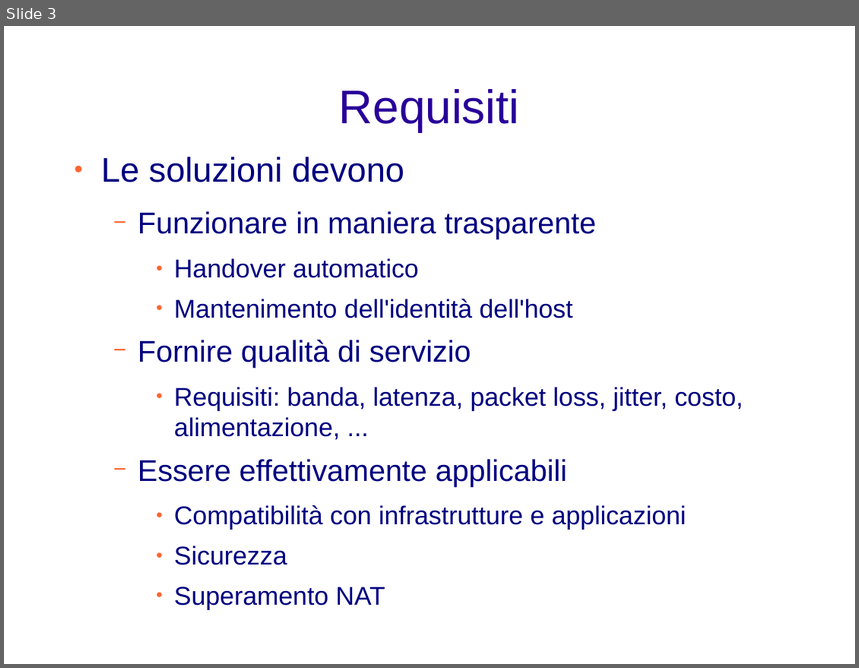
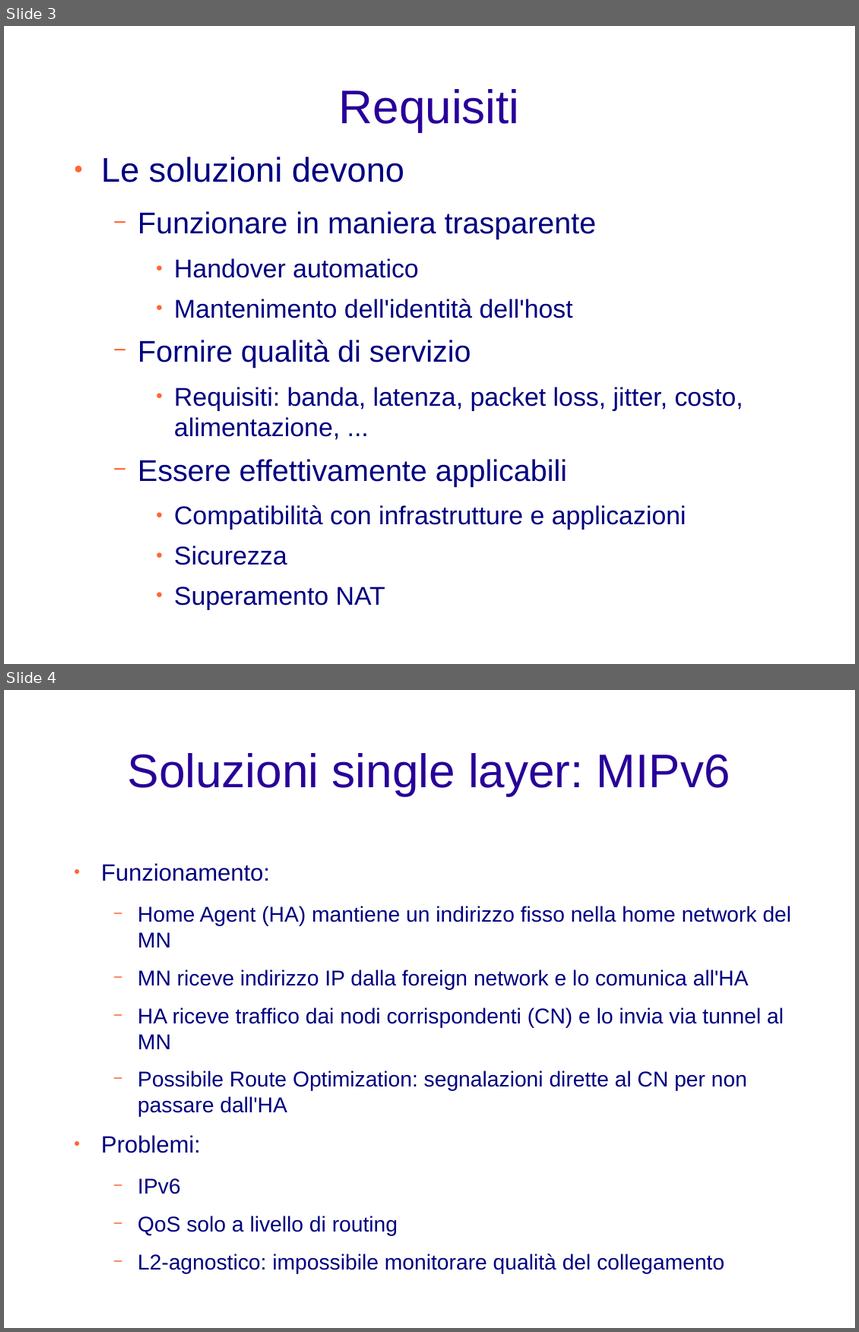
Before and after one commit to rjack/tesi-triennale, a slide deck: presentazione.odp. Shown one above the other, each under a label of ours: slide 3 before the commit, slides 3 and 4 after it. The pictures are 859x668 and 859x1332 pixels, drawn with LibreOffice and Linux fonts; fonts in the diff are those of the drawing; background and template pictures are left out. Boxes give left, top, right and bottom in pixels: in the first picture for what was removed or moved away, otherwise in the second. Text is boxed around its words. In the diff, an @@ line names an element or a change of style, - is before the commit and + after.

```diff
--- a/presentazione.odp
+++ b/presentazione.odp
@@ slide 4 added at (4,690,855,1328), background picture (left out) @@
@@ title added at (128,753,731,796), 44 pt, text #280099 @@
+Soluzioni single layer: MIPv6
@@ text added at (101,863,792,1274), 20 pt, text #000080 @@
+● Funzionamento:
+  − Home Agent (HA) mantiene un indirizzo fisso nella home network del MN
+  − MN riceve indirizzo IP dalla foreign network e lo comunica all'HA
+  − HA riceve traffico dai nodi corrispondenti (CN) e lo invia via tunnel al MN
+  − Possibile Route Optimization: segnalazioni dirette al CN per non passare dall'HA
+● Problemi:
+  − IPv6
+  − QoS solo a livello di routing
+  − L2-agnostico: impossibile monitorare qualità del collegamento
```
Also in this commit, not shown: 1 slide changed, 1 slide removed.
